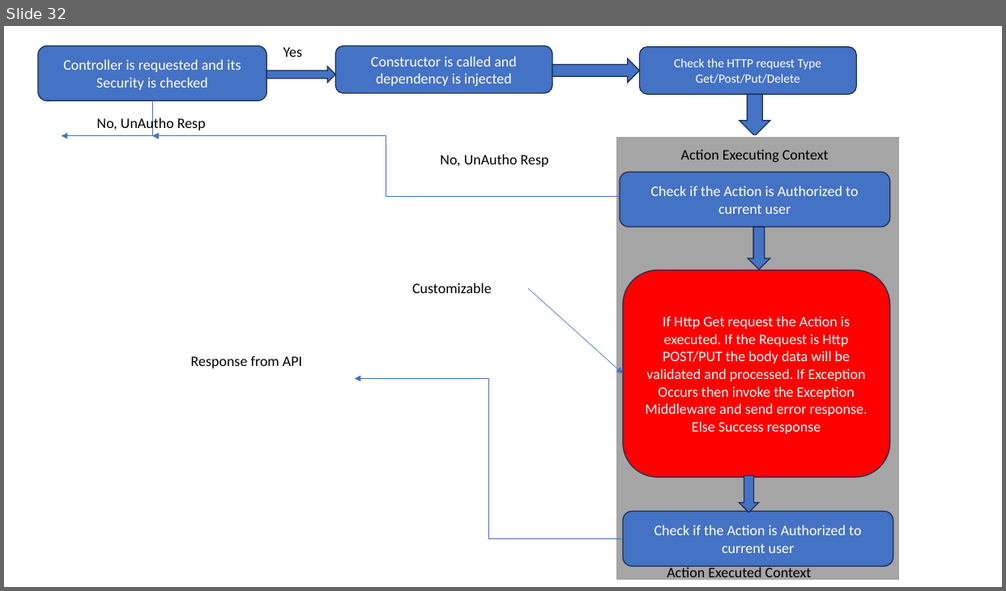
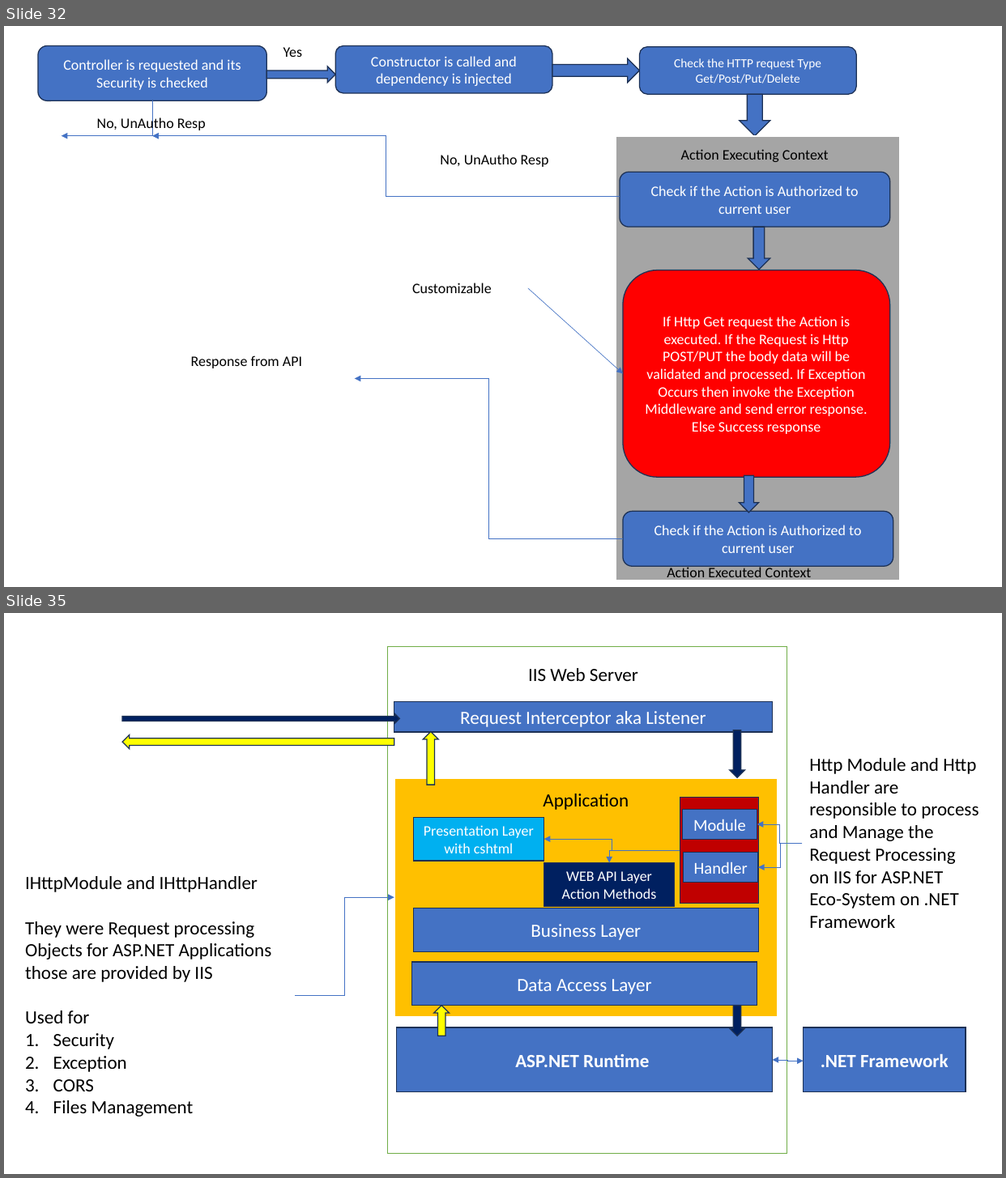
Before and after one commit to maheshsabnis/NetAppsNice, a slide deck: ppts.pptx. Shown one above the other, each under a label of ours: slide 32 before the commit, slides 32 and 35 after it; the slides between them are not shown. The pictures are 1006x591 and 1006x1178 pixels, drawn with LibreOffice and Linux fonts; fonts in the diff are those of the drawing. Boxes give left, top, right and bottom in pixels: in the first picture for what was removed or moved away, otherwise in the second. Text is boxed around its words. In the diff, an @@ line names an element or a change of style, - is before the commit and + after.

```diff
--- a/ppts.pptx
+++ b/ppts.pptx
@@ slide 35 added at <box>4,613,1002,1174</box>, background #FFFFFF @@
@@ rectangle added at <box>388,647,788,1154</box>, fill #FFFFFF, outline #70AD47 1 pt @@
@@ text added at <box>528,668,638,681</box>, 18 pt, text #000000 @@
+IIS Web Server
@@ rectangle added at <box>394,701,772,732</box>, fill #4472C4, outline #1E3256 1 pt, 18 pt, text #FFFFFF @@
+Request Interceptor aka Listener
@@ right arrow added at <box>122,714,399,724</box>, fill #002060, outline #1E3256 1 pt @@
@@ up arrow added at <box>424,732,438,786</box>, fill #FFFF00, outline #1E3256 1 pt @@
@@ down arrow added at <box>730,730,744,778</box>, fill #002060, outline #1E3256 1 pt @@
@@ left arrow added at <box>122,735,394,749</box>, fill #FFFF00, outline #1E3256 1 pt @@
@@ text added at <box>809,758,978,928</box>, 18 pt, text #000000 @@
+Http Module and Http Handler are responsible to process and Manage the Request Processing on IIS for ASP.NET Eco-System on .NET Framework
@@ rectangle added at <box>394,777,778,1016</box>, fill #FFC000, outline #FFFFFF 1.5 pt @@
@@ text added at <box>543,794,629,810</box>, 18 pt, text #000000 @@
+Application
@@ rectangle added at <box>680,797,759,904</box>, fill #C00000, outline #1E3256 1 pt @@
@@ rectangle added at <box>414,817,543,861</box>, fill #00B0F0, outline #1E3256 1 pt, 14 pt, text #FFFFFF @@
+Presentation Layer with cshtml
@@ rectangle added at <box>682,809,757,839</box>, fill #4472C4, outline #1E3256 1 pt, 16 pt, text #FFFFFF @@
+Module
@@ elbow arrow added from (802, 844) to (757, 824), #4472C4 0.5 pt @@
@@ elbow arrow added from (680, 850) to (543, 839), #4472C4 0.5 pt @@
@@ elbow arrow added from (680, 850) to (610, 863), #4472C4 0.5 pt @@
@@ rectangle added at <box>684,853,759,883</box>, fill #4472C4, outline #1E3256 1 pt, 16 pt, text #FFFFFF @@
+Handler
@@ elbow arrow added from (802, 844) to (759, 867), #4472C4 0.5 pt @@
@@ text added at <box>25,876,272,1117</box>, 18 pt, text #000000 @@
+IHttpModule and IHttpHandler
+They were Request processing Objects for ASP.NET Applications those are provided by IIS
+Used for
+1. Security
+2. Exception
+3. CORS
+4. Files Management
@@ rectangle added at <box>543,863,674,906</box>, fill #002060, outline #1E3256 1 pt, 14 pt, text #FFFFFF @@
+WEB API Layer
+Action Methods
@@ elbow arrow added from (296, 995) to (394, 897), #4472C4 0.5 pt @@
@@ rectangle added at <box>414,909,759,952</box>, fill #4472C4, outline #1E3256 1 pt, 18 pt, text #FFFFFF @@
+Business Layer
@@ rectangle added at <box>412,962,757,1005</box>, fill #4472C4, outline #1E3256 1 pt, 18 pt, text #FFFFFF @@
+Data Access Layer
@@ up arrow added at <box>434,1005,449,1036</box>, fill #FFFF00, outline #1E3256 1 pt @@
@@ down arrow added at <box>730,1005,744,1036</box>, fill #002060, outline #1E3256 1 pt @@
@@ rectangle added at <box>397,1028,773,1093</box>, fill #4472C4, outline #1E3256 1 pt, 18 pt, text #FFFFFF, bold @@
+ASP.NET Runtime
@@ rectangle added at <box>803,1028,966,1093</box>, fill #4472C4, outline #1E3256 1 pt, 18 pt, text #FFFFFF, bold @@
+.NET Framework
@@ elbow double arrow added from (773, 1060) to (803, 1062), #4472C4 0.5 pt @@
```
Also in this commit, not shown: 6 other slides added, 42 other files.
